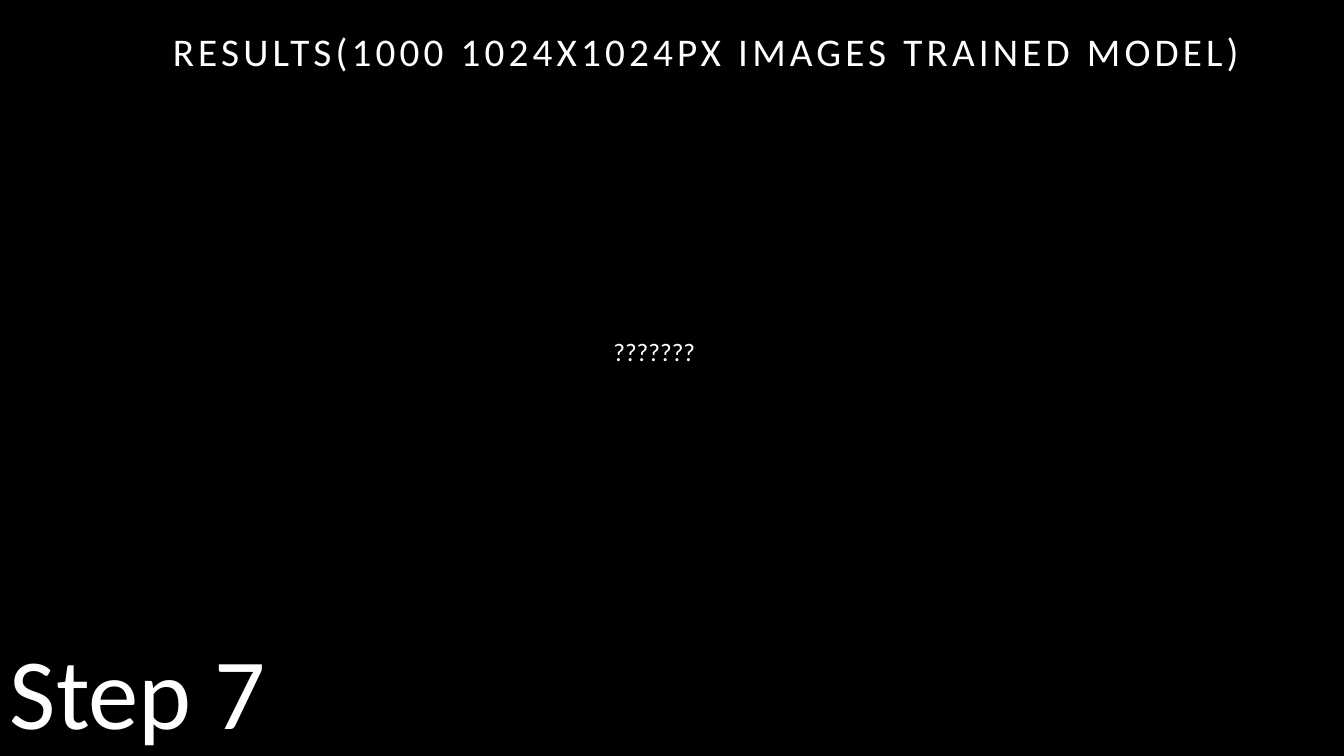
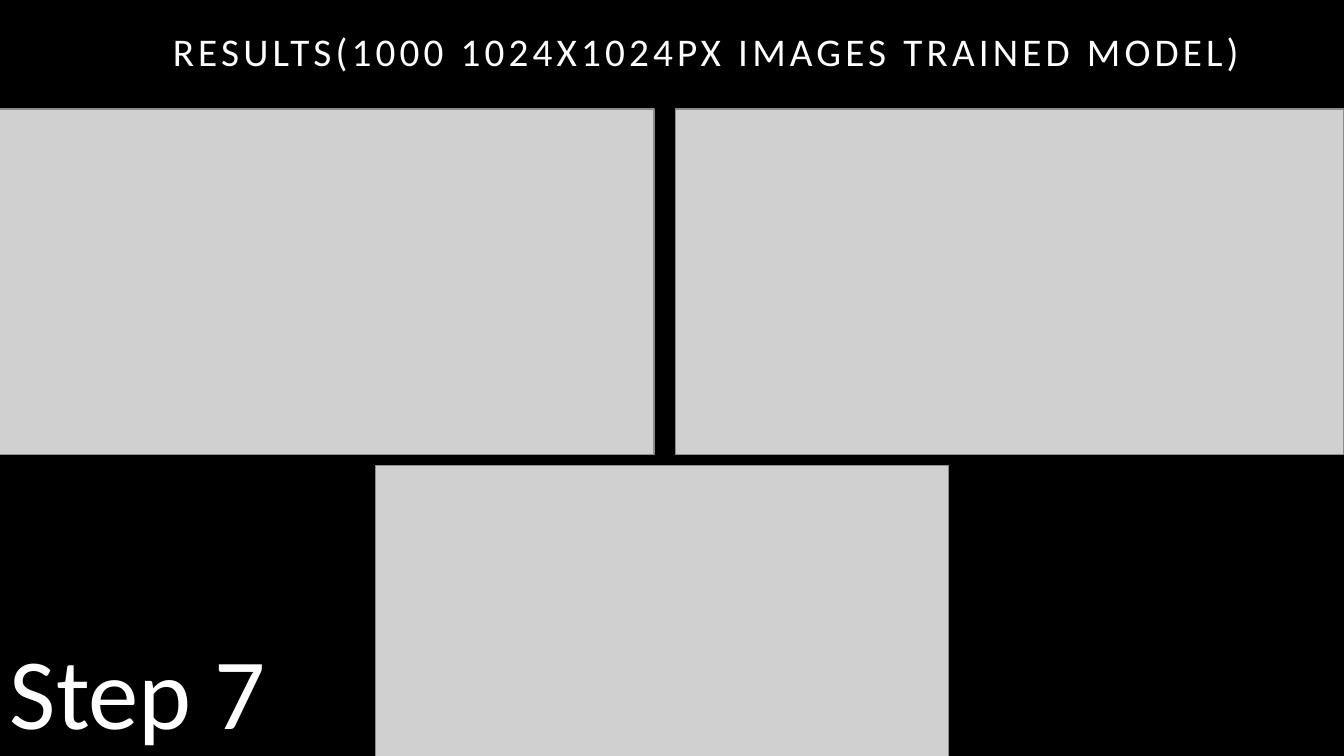
Before and after one commit to Heigen007/ai_photo_enhanse_python, a slide deck: slide 37 of ai_compression_project.pptx. Drawn at 1344x756 pixels with LibreOffice and Linux fonts; fonts in the diff are those of the drawing; grey boxes stand for pictures. Boxes give left, top, right and bottom in pixels: in the first picture for what was removed or moved away, otherwise in the second. Text is boxed around its words. In the diff, an @@ line names an element or a change of style, - is before the commit and + after.

```diff
--- a/ai_compression_project.pptx
+++ b/ai_compression_project.pptx
@@ picture added at <box>0,109,654,455</box> @@
@@ picture added at <box>676,109,1344,455</box> @@
@@ text removed at <box>604,332,707,372</box> @@
-???????
@@ picture added at <box>375,465,949,756</box> @@
```
Also in this commit, not shown: 2 other slides changed, 3 slides added, 7 other files.
